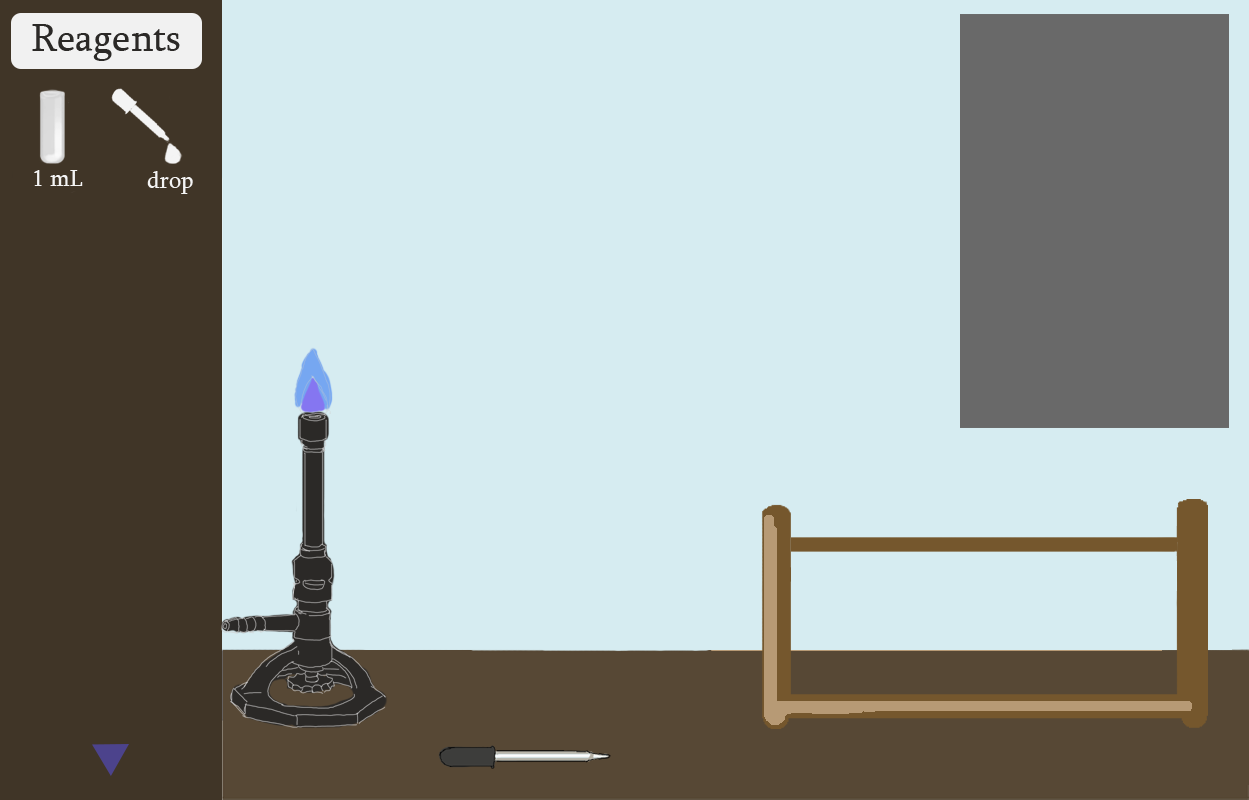
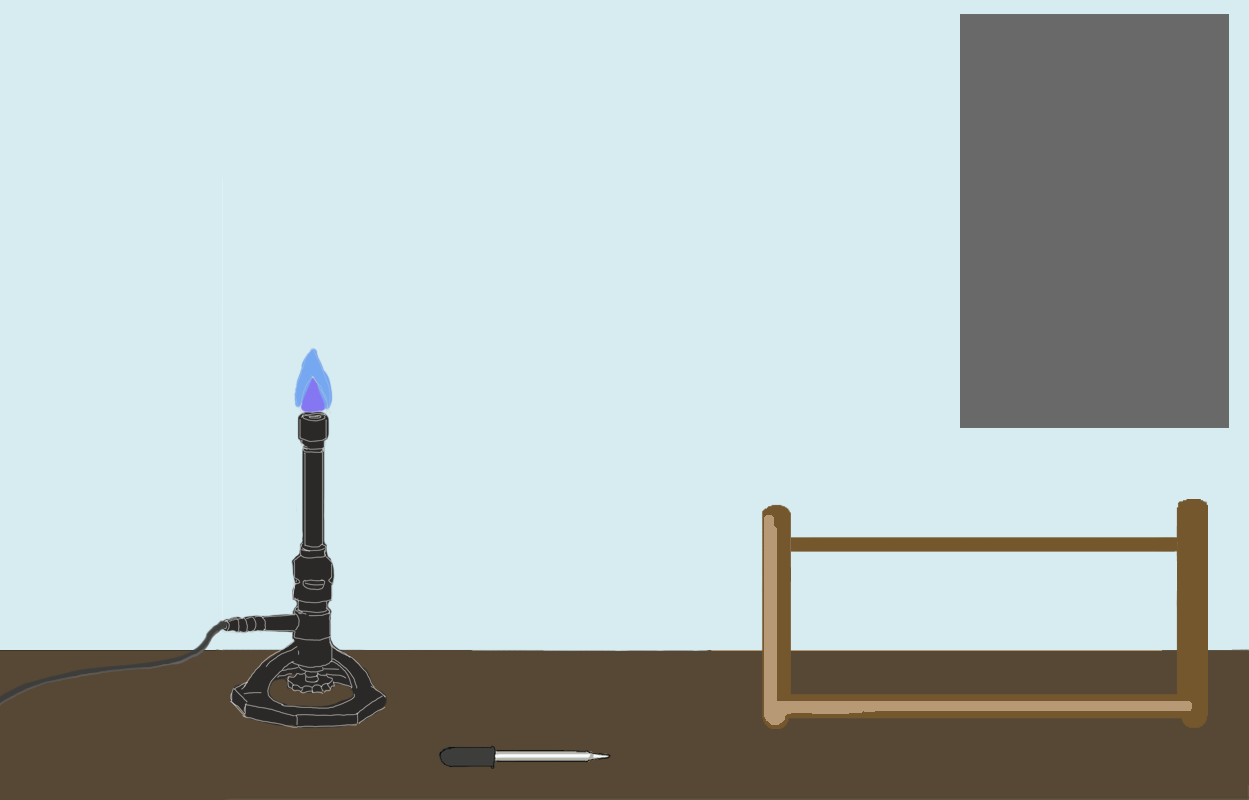
Before/after of a (1249, 800) layered artwork. What changed in the layer stack:
added layer "Layer 19" above "Layer 18" over [0, 620, 229, 707]
added layer "Layer 18" above "equipment to add" over [0, 0, 232, 800]
